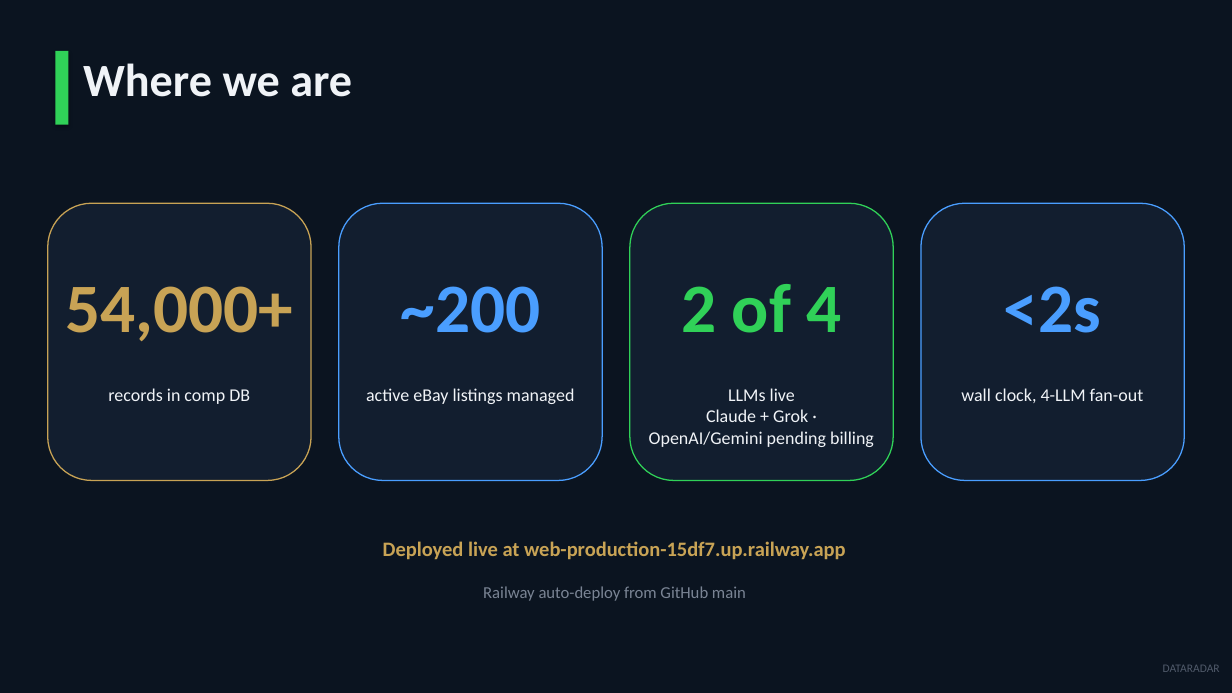
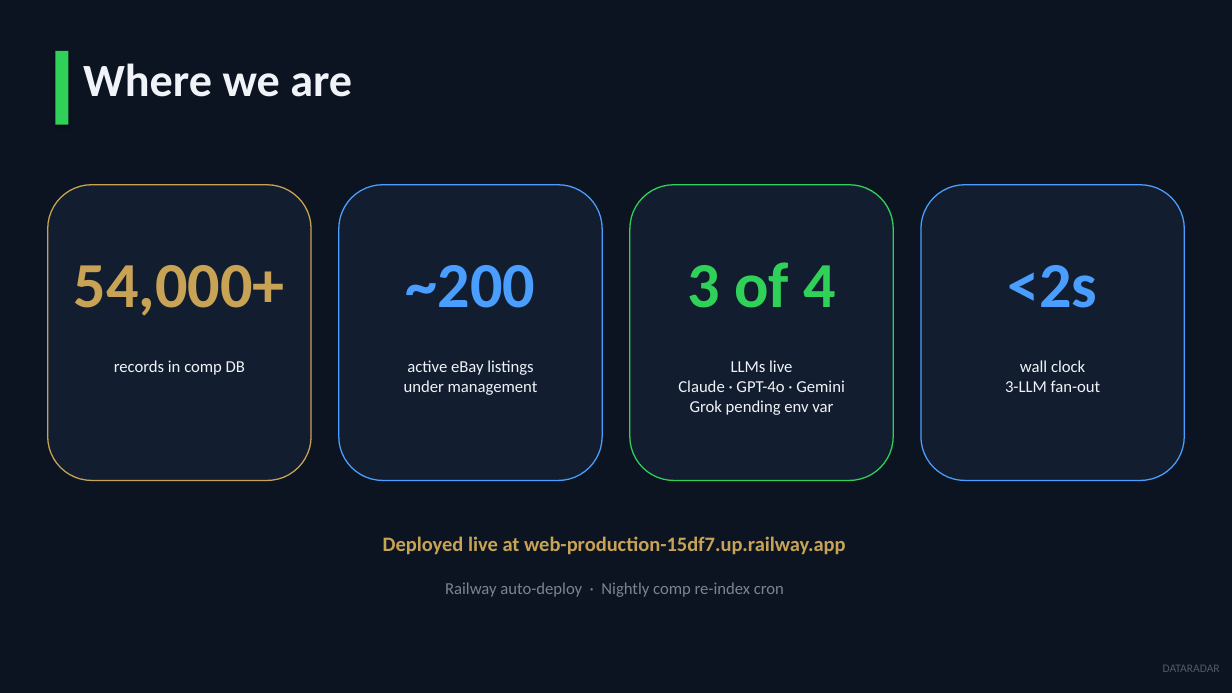
Before and after one commit to jjshay/dataradar-listings, a slide deck: slide 12 of DATARADAR_Strategic_Overview.pptx (slide 9 before the commit). Drawn at 1232x693 pixels with LibreOffice and Linux fonts; fonts in the diff are those of the drawing. Boxes give left, top, right and bottom in pixels: in the first picture for what was removed or moved away, otherwise in the second. Text is boxed around its words. In the diff, an @@ line names an element or a change of style, - is before the commit and + after.

```diff
--- a/DATARADAR_Strategic_Overview.pptx
+++ b/DATARADAR_Strategic_Overview.pptx
@@ rounded rectangle: place and size @@
-rounded rectangle at [48, 203, 311, 481]
+rounded rectangle at [48, 185, 311, 481]
@@ rounded rectangle: place and size @@
-rounded rectangle at [339, 203, 603, 481]
+rounded rectangle at [339, 185, 603, 481]
@@ rounded rectangle: place and size @@
-rounded rectangle at [630, 203, 894, 481]
+rounded rectangle at [630, 185, 894, 481]
@@ rounded rectangle: place and size @@
-rounded rectangle at [921, 203, 1185, 481]
+rounded rectangle at [921, 185, 1185, 481]
@@ text "54,000+": place and size @@
-text "54,000+" at [65, 286, 293, 341]
+text "54,000+" at [74, 265, 285, 316]
@@ text "~200": place and size @@
-text "~200" at [401, 286, 541, 333]
+text "~200" at [406, 265, 535, 308]
@@ size 54 to 50 pt in 3 elements at [74, 265, 285, 316], [406, 265, 535, 308], [1008, 265, 1098, 308] @@
@@ text "<2s": place and size @@
-text "<2s" at [1004, 286, 1101, 333]
+text "<2s" at [1008, 265, 1098, 308]
@@ text at [687, 262, 835, 308]: text changed; size 54 to 50 pt @@
-2 of 4
+3 of 4
@@ text "records in comp DB": place and size @@
-text "records in comp DB" at [108, 388, 250, 404]
+text "records in comp DB" at [114, 360, 245, 375]
@@ text "records in comp DB" at [114, 360, 245, 375]: size 14 to 13 pt @@
@@ text "LLMs live": place and size @@
-text "LLMs live" at [649, 388, 874, 447]
+text "LLMs live" at [678, 360, 844, 415]
@@ text at [404, 360, 538, 395]: text changed; size 14 to 13 pt @@
-active eBay listings managed
+active eBay listings
+under management
@@ text at [678, 380, 844, 415]: text changed; size 14 to 13 pt @@
-Claude + Grok · OpenAI/Gemini pending billing
+Claude · GPT-4o · Gemini
+Grok pending env var
@@ text at [731, 360, 792, 372]: size 14 to 13 pt in "LLMs live" @@
@@ text at [1005, 360, 1101, 392]: text changed; size 14 to 13 pt @@
-wall clock, 4-LLM fan-out
+wall clock
+3-LLM fan-out
@@ text "Deployed live at web-production-15df7.up.railway.app": place and size @@
-text "Deployed live at web-production-15df7.up.railway.app" at [383, 541, 846, 560]
+text "Deployed live at web-production-15df7.up.railway.app" at [383, 536, 846, 555]
@@ text at [445, 582, 784, 597]: text changed @@
-Railway auto-deploy from GitHub main
+Railway auto-deploy · Nightly comp re-index cron
```
Also in this commit, not shown: 8 other slides changed, 5 slides added, 3 slides removed, 3 other files.
